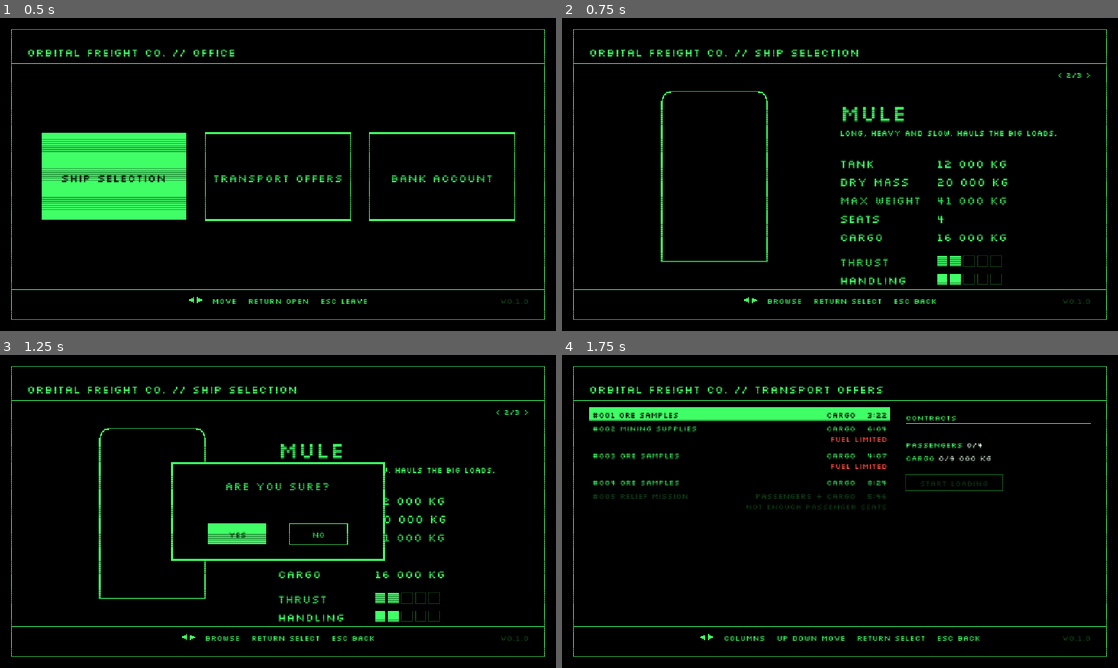
Above: before the commit, frames 1-4 (two rows, left to right).
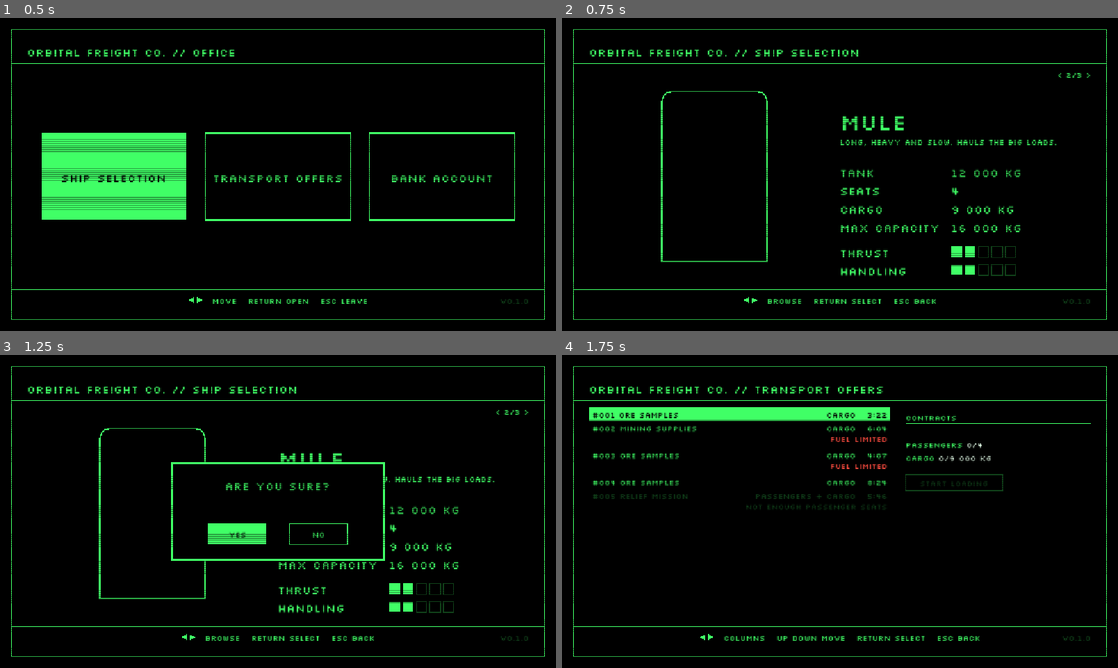
Above: after the commit, the same moments.

Repository: pkopczynski/lunar-lander
Game: Godot game, scene res://main.tscn
The game is run twice, just before and just after one commit, with the same random seed, the same clock (stepped at 60 frames per second) and the same inputs.
Inputs (mouse positions are in pixels of both pictures, inside the frame that each line leads up to):
- Up to frame 1 (0.5 s): no input
- Up to frame 2 (0.75 s): tap Enter (ui_accept) at 0.5 s; move the mouse to (962, 158) at 0.52 s; hold Right (ui_right) from 0.53 s (still down); click (962, 158) at 0.67 s
- Up to frame 3 (1.25 s): keep holding Right (ui_right); tap Enter (ui_accept) at 0.77 s
- Up to frame 4 (1.75 s): tap Enter (ui_accept) at 1.25, 1.52 s; move the mouse to (728, 527) at 1.27 s; release Right (ui_right) at 1.28 s; hold Down (ui_down) from 1.28 s (still down)

Frame 1 is identical in both runs. In frame 2, 4.6% of the frame differs, in the area x 50-89%, y 28-86%; in frame 3, 3.2%; in frame 4, nothing differs.

Commit message:
feat(office): show CARGO and MAX CAPACITY on Ship offers
Ship offers now show TANK, SEATS, CARGO (the full-Tank cargo with no
passengers) and MAX CAPACITY (the hard cargo limit). DRY MASS and
MAX WEIGHT are gone.

Co-Authored-By: Claude Opus 5.5 <noreply@anthropic.com>

Diff:
--- a/office.gd
+++ b/office.gd
@@ -58,11 +58,11 @@
 const LINE_GAP := 14.0
 const BLOCK_SIZE := Vector2(22, 22)
 const BLOCK_GAP := 6.0
-const RATING_LABEL_WIDTH := 200.0
+const RATING_LABEL_WIDTH := 230.0
 const HINT_ARROW_SIZE := 12.0
 # The Ship offer's text block (name, flavour, stats, ratings) is centred on the picture by
 # starting this far above the Ship offer area's middle.
-const SHIP_OFFER_TEXT_LIFT := 5.0 * STAT_SIZE + 3.0 * LINE_GAP
+const SHIP_OFFER_TEXT_LIFT := 4.5 * STAT_SIZE + 2.5 * LINE_GAP
 # Padding around the IN SERVICE tag's text, and how far the tag sits above the name's middle.
 const TAG_PADDING := Vector2(8, 4)
 const TAG_RAISE := 4.0
@@ -350,9 +350,8 @@
 # The selected Ship offer's numbers as [label, text] pairs.
 func ship_offer_stats() -> Array[Array]:
 	var type := selected_ship_offer()
-	return [["TANK", kg(type.tank)], ["DRY MASS", kg(type.default_dry_mass)],
-		["MAX WEIGHT", kg(type.maximum_weight)], ["SEATS", str(type.passenger_seats)],
-		["CARGO", kg(type.cargo_capacity)]]
+	return [["TANK", kg(type.tank)], ["SEATS", str(type.passenger_seats)],
+		["CARGO", kg(type.full_tank_cargo())], ["MAX CAPACITY", kg(type.cargo_capacity)]]
 
 
 # The selected Ship offer's ratings as [label, blocks out of RATING_BLOCKS] pairs.
--- a/tests/test_halo.gd
+++ b/tests/test_halo.gd
@@ -22,9 +22,12 @@
 	await open_ship_selection()
 	await browse_to(ShipType.HALO, &"ui_right")
 	var lines := office().ship_offer_lines()
-	for expected: String in ["HALO", "TANK 8 000 KG", "DRY MASS 14 000 KG", "MAX WEIGHT 32 000 KG",
-			"SEATS 10", "CARGO 11 000 KG", "THRUST ■■■■□", "HANDLING ■■■■□"]:
+	for expected: String in ["HALO", "TANK 8 000 KG", "SEATS 10", "CARGO 10 000 KG",
+			"MAX CAPACITY 11 000 KG", "THRUST ■■■■□", "HANDLING ■■■■□"]:
 		check(expected in lines, "the Halo Ship offer should show %s, shows %s" % [expected, lines])
+	for removed: String in ["DRY MASS", "MAX WEIGHT"]:
+		check(not Array(lines).any(func(line: String) -> bool: return line.begins_with(removed)),
+			"the Ship offer should not show %s, shows %s" % [removed, lines])
 	check(office().ship_offer_picture() == office().selected_ship_offer().hull, "the Ship offer picture should be the Halo's hull")
 
 
--- a/tests/test_mule.gd
+++ b/tests/test_mule.gd
@@ -30,10 +30,12 @@
 	await browse_to(ShipType.MULE, &"ui_right")
 	var lines := office().ship_offer_lines()
 	for expected: String in ["MULE", "LONG, HEAVY AND SLOW. HAULS THE BIG LOADS.",
-			"TANK 12 000 KG", "DRY MASS 20 000 KG", "MAX WEIGHT 41 000 KG",
-			"SEATS 4", "CARGO 16 000 KG",
+			"TANK 12 000 KG", "SEATS 4", "CARGO 9 000 KG", "MAX CAPACITY 16 000 KG",
 			"THRUST ■■□□□", "HANDLING ■■□□□"]:
 		check(expected in lines, "the Mule Ship offer should show %s, shows %s" % [expected, lines])
+	for removed: String in ["DRY MASS", "MAX WEIGHT"]:
+		check(not Array(lines).any(func(line: String) -> bool: return line.begins_with(removed)),
+			"the Ship offer should not show %s, shows %s" % [removed, lines])
 	check(office().ship_offer_picture() == ShipType.MULE.hull, "the Ship offer picture should be the Mule's hull")
 
 
--- a/tests/test_office.gd
+++ b/tests/test_office.gd
@@ -161,10 +161,12 @@
 	await open_ship_selection()
 	var lines := office().ship_offer_lines()
 	for expected: String in ["SPARROW", "SMALL, LIGHT AND QUICK. BUILT FOR SHORT HOPS.",
-			"TANK 5 000 KG", "DRY MASS 10 000 KG", "MAX WEIGHT 22 000 KG",
-			"SEATS 4", "CARGO 8 000 KG",
+			"TANK 5 000 KG", "SEATS 4", "CARGO 7 000 KG", "MAX CAPACITY 8 000 KG",
 			"THRUST ■■■■■", "HANDLING ■■■■■", "< 1/%d >" % ShipType.ALL.size()]:
 		check(expected in lines, "the Ship offer should show %s, shows %s" % [expected, lines])
+	for removed: String in ["DRY MASS", "MAX WEIGHT"]:
+		check(not Array(lines).any(func(line: String) -> bool: return line.begins_with(removed)),
+			"the Ship offer should not show %s, shows %s" % [removed, lines])
 	check(office().ship_offer_picture() == ShipType.SPARROW.hull, "the Ship offer picture should be the Sparrow's hull")
 
 
